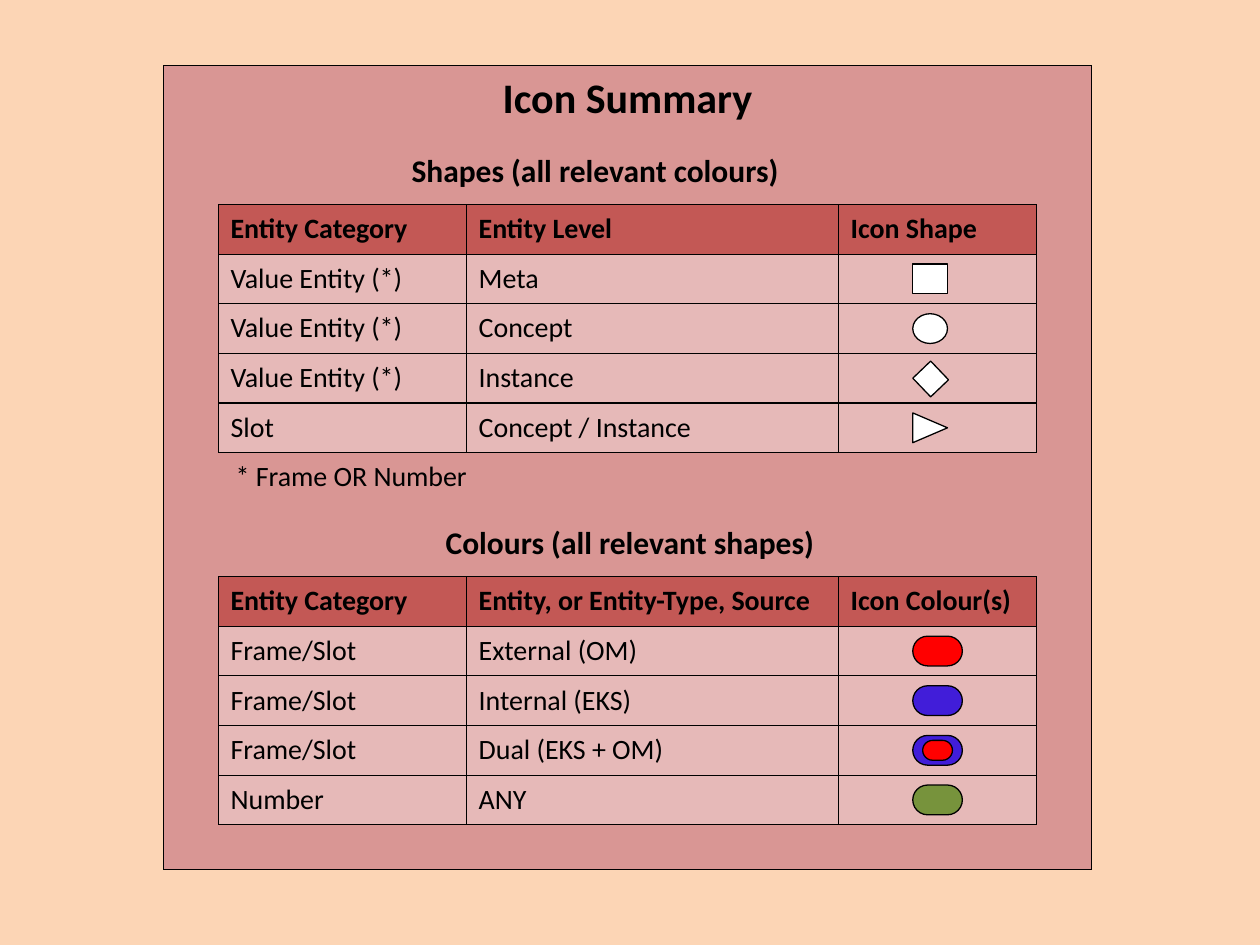
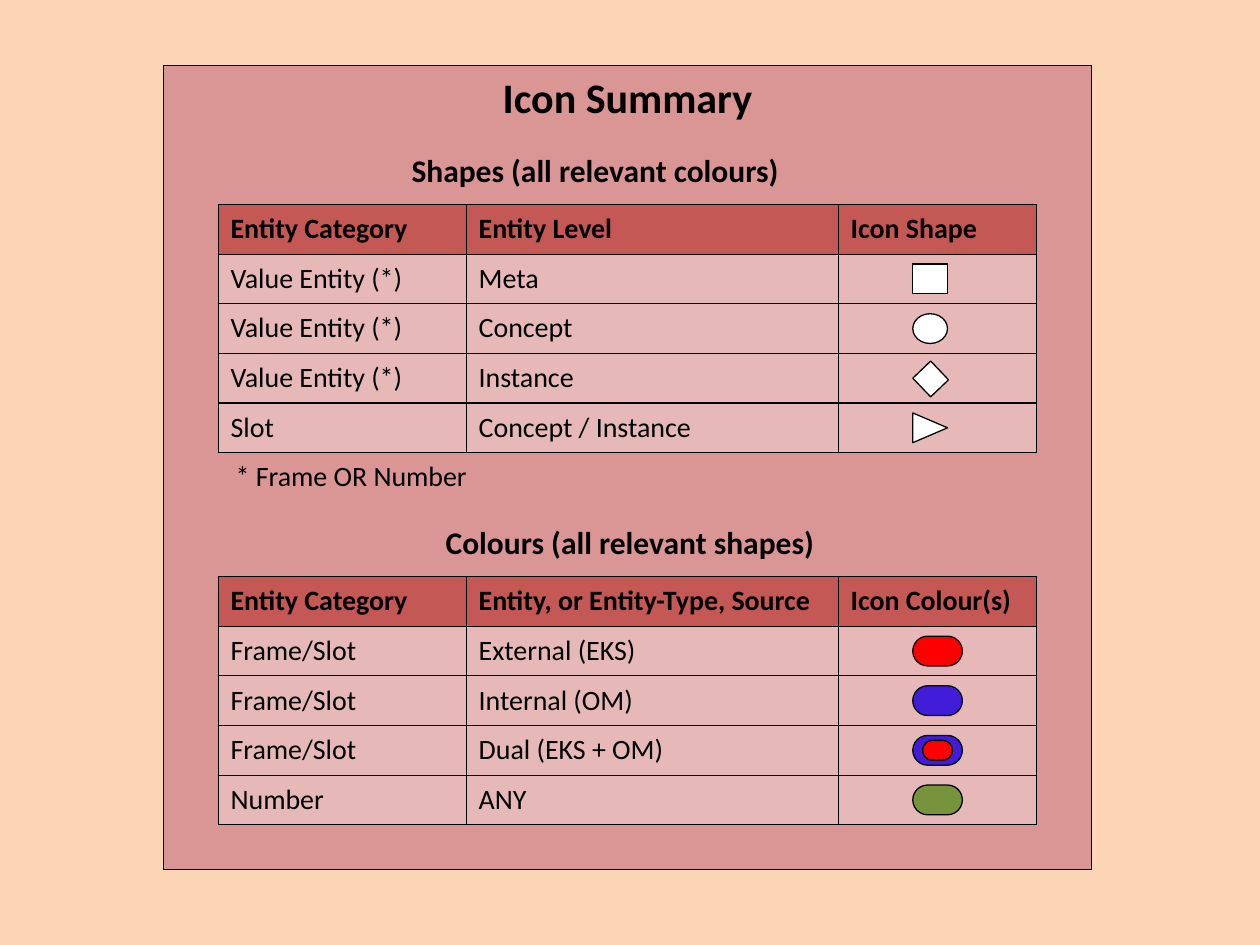
Before and after one commit to colin-puleston/mekon-hobo, a slide deck: slide 7 of docs/MEKON-HOBO Introductory Tutorial.pptx. Drawn at 1260x945 pixels with LibreOffice and Linux fonts; fonts in the diff are those of the drawing. Boxes give left, top, right and bottom in pixels: in the first picture for what was removed or moved away, otherwise in the second. Text is boxed around its words. In the diff, an @@ line names an element or a change of style, - is before the commit and + after.

```diff
--- a/docs/MEKON-HOBO Introductory Tutorial.pptx
+++ b/docs/MEKON-HOBO Introductory Tutorial.pptx
@@ text in rectangle at [479, 639, 636, 664]: text changed @@
-External (OM)
+External (EKS)
@@ text in rectangle at [479, 690, 632, 714]: text changed @@
-Internal (EKS)
+Internal (OM)
```
Also in this commit, not shown: 7 other slides changed, 9 slides added, 6 slides removed.
